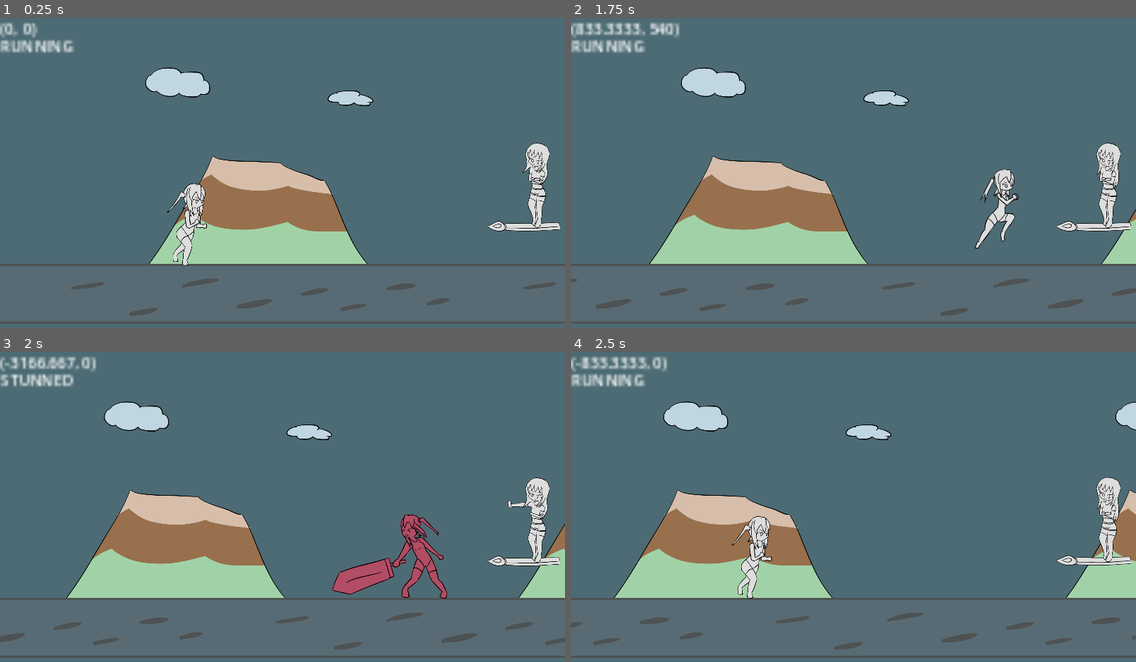
Above: before the commit, frames 1-4 (two rows, left to right).
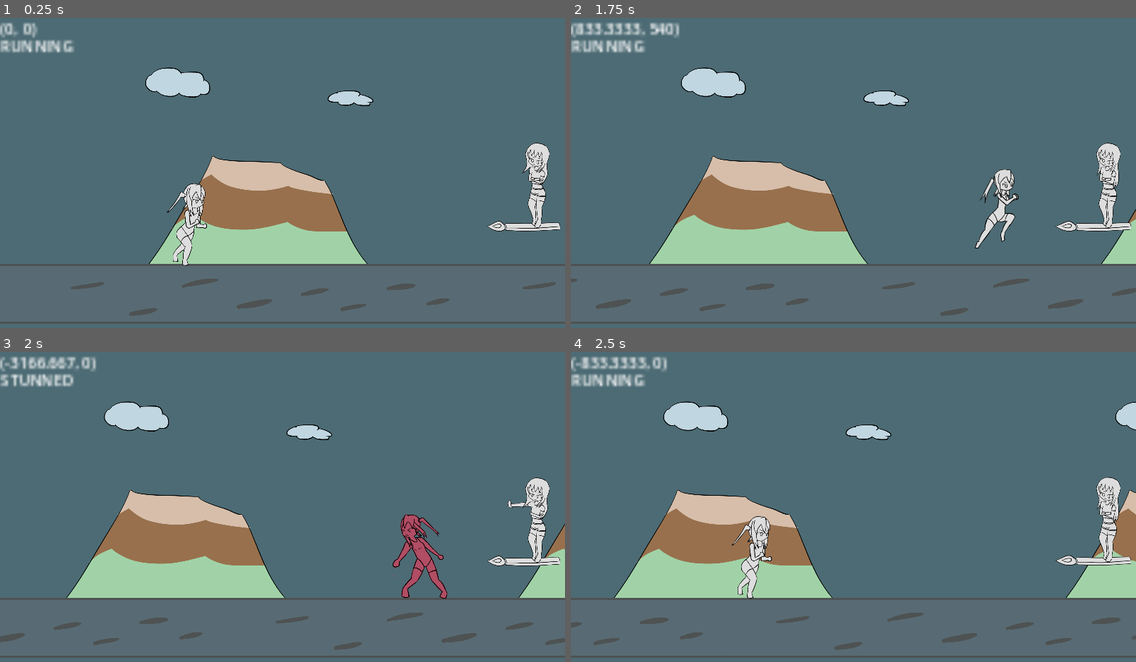
Above: after the commit, the same moments.

Repository: BeatMil/Animurun
Game: Godot game, scene res://scenes/forest.tscn
The game is run twice, just before and just after one commit, with the same random seed, the same clock (stepped at 60 frames per second) and the same inputs.
Inputs:
- Up to frame 1 (0.25 s): no input
- Up to frame 2 (1.75 s): hold J (attack) 0.53-1.28 s; hold D (move_right) from 0.53 s (still down); tap Space (jump) at 0.77, 1.52 s; tap L (dodge) at 1.35 s
- Up to frame 3 (2 s): keep holding D (move_right)
- Up to frame 4 (2.5 s): release D (move_right) at 2.03 s; hold A (move_left) from 2.03 s (still down); hold J (attack) from 2.03 s (still down)

Frames 1-2 are identical in both runs. In frame 3, 0.8% of the frame differs, in the area x 58-72%, y 66-79%; in frame 4, nothing differs.

Commit message:
Add hurt hands animation

Diff:
--- a/scenes/forest.tscn
+++ b/scenes/forest.tscn
@@ -18,9 +18,9 @@
 [ext_resource type="Texture2D" uid="uid://bv2i0f07e50fw" path="res://media/sprites/chiichan_block_impact.png" id="13_m2knb"]
 [ext_resource type="AudioStream" uid="uid://bl505quhmyg4f" path="res://media/sfx/hitHurt2.wav" id="14_d0pk3"]
 [ext_resource type="Texture2D" uid="uid://bc8aor20lysxc" path="res://media/sprites/chiichan_dodge.png" id="15_bbvwl"]
-[ext_resource type="Texture2D" uid="uid://cd3ts6q6vfyre" path="res://media/sprites/chiichan_hitted.png" id="16_tov52"]
 [ext_resource type="AudioStream" uid="uid://cpwu06ws2r1cl" path="res://media/sfx/hitHurt.wav" id="17_ghv7i"]
 [ext_resource type="AudioStream" uid="uid://b030i7g3mmmse" path="res://media/sfx/smol_jump.wav" id="18_snu5y"]
+[ext_resource type="Texture2D" uid="uid://coe2xhuyo7vme" path="res://media/sprites/chiichan_hitted_hands.png" id="19_jm7gu"]
 [ext_resource type="Texture2D" uid="uid://dyjx2w2gd2jbp" path="res://media/sprites/sword_deflect.png" id="20_3pbpf"]
 [ext_resource type="Texture2D" uid="uid://kba1gj20m6bi" path="res://media/sprites/chiichan_jump_hand.png" id="21_he37d"]
 [ext_resource type="AudioStream" uid="uid://q2ijwyc88yom" path="res://media/sfx/sword_deflect.wav" id="21_ve0hw"]
@@ -600,7 +600,7 @@
 "times": PackedFloat32Array(0),
 "transitions": PackedFloat32Array(1),
 "update": 1,
-"values": [ExtResource("16_tov52")]
+"values": [ExtResource("19_jm7gu")]
 }
 tracks/1/type = "value"
 tracks/1/imported = false
Binary file added: Media/sprites/chiichan_hitted_hands.png
Not shown, added: Media/sprites/chiichan_hitted_hands.png.import
